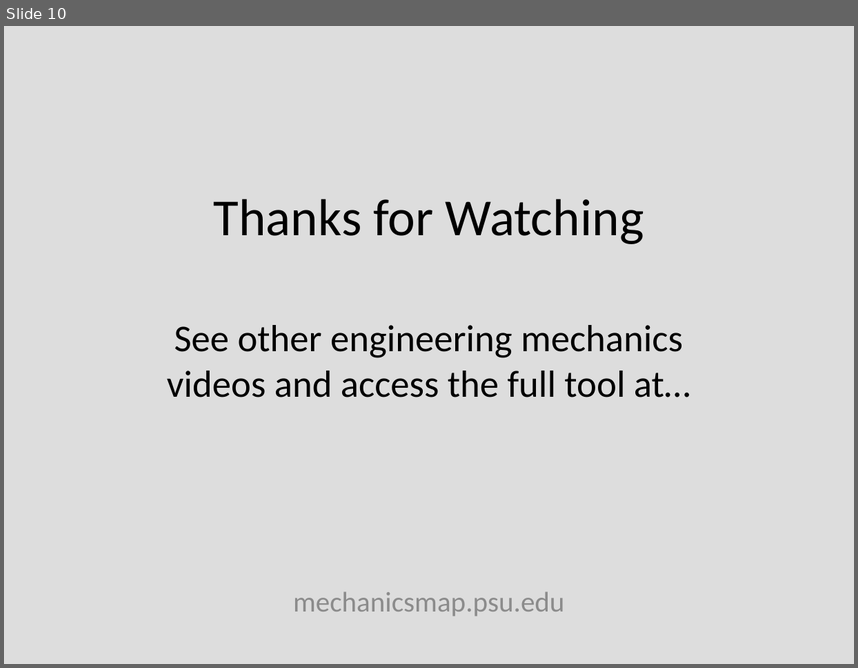
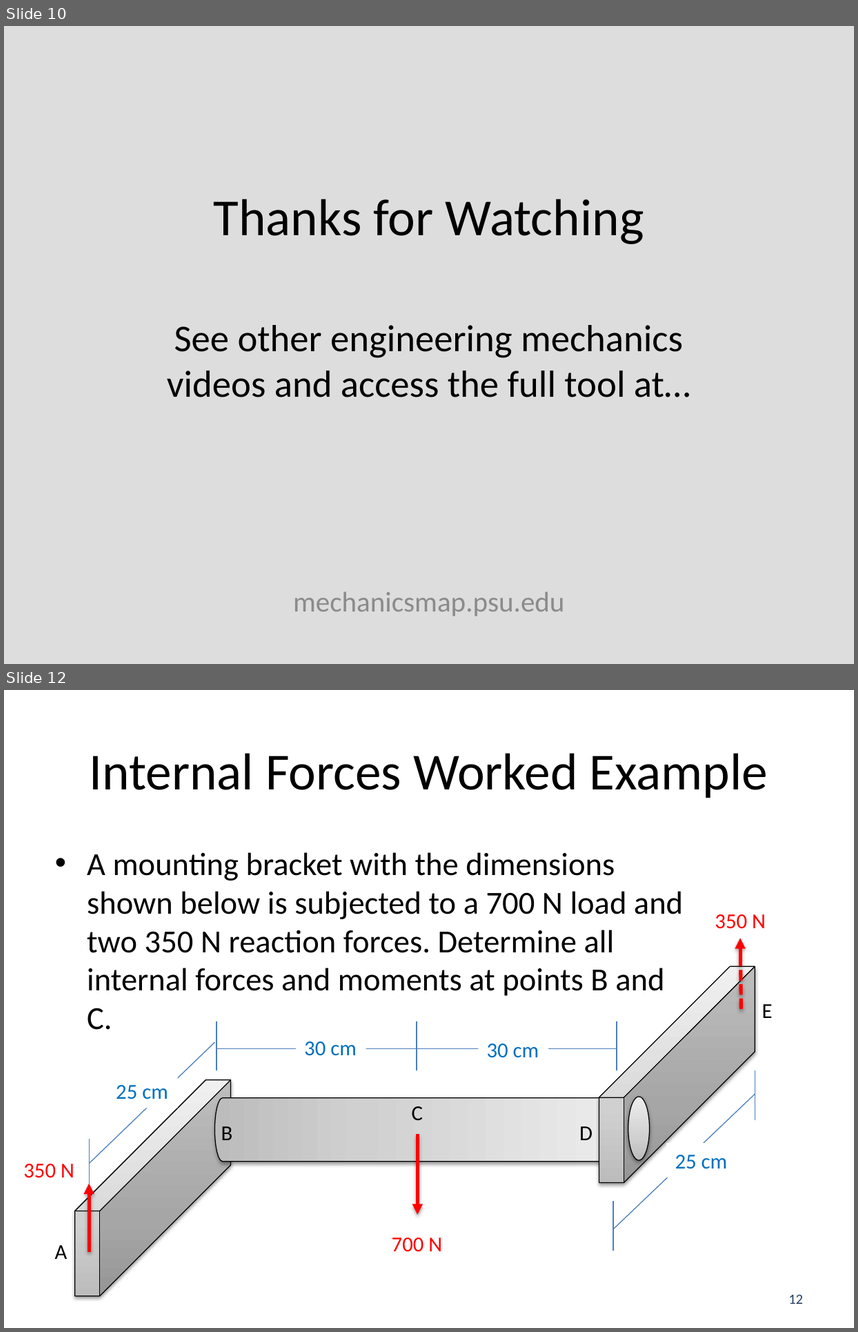
Before and after one commit to JacobMoore/mechanics_textbook, a slide deck: Lecture Slides/VideoLectureSlides/6.2.pptx. Shown one above the other, each under a label of ours: slide 10 before the commit, slides 10 and 12 after it; the slides between them are not shown. The pictures are 858x668 and 858x1332 pixels, drawn with LibreOffice and Linux fonts; fonts in the diff are those of the drawing; background and template pictures are left out. Boxes give left, top, right and bottom in pixels: in the first picture for what was removed or moved away, otherwise in the second. Text is boxed around its words. In the diff, an @@ line names an element or a change of style, - is before the commit and + after.

Commit message:
Chapter 6 Worked Problems
Added Worked problems to sections 6.2, 6.3, and 6.4

```diff
--- a/Lecture Slides/VideoLectureSlides/6.2.pptx
+++ b/Lecture Slides/VideoLectureSlides/6.2.pptx
@@ slide 12 added at (4,690,854,1328), background #FFFFFF @@
@@ title added at (89,753,768,798), 44 pt, text #000000 @@
+Internal Forces Worked Example
@@ text added at (87,852,683,996), 27.2 pt, text #000000 @@
+• A mounting bracket with the dimensions shown below is subjected to a 700 N load and two 350 N reaction forces. Determine all internal forces and moments at points B and C.
@@ text added at (715,914,766,929), 18 pt, text #FF0000 @@
+350 N
@@ arrow added from (740, 966) to (740, 938), #FF0000 3 pt @@
@@ cube added at (599,966,755,1182), fill gradient #BDBDBD to #D1D1D1 to #EEEEEE, outline #000000 0.75 pt @@
@@ line added from (741, 1009) to (741, 969), #FF0000 3 pt dashed @@
@@ line added from (217, 1071) to (217, 1021), #4B7EBC 0.75 pt @@
@@ line added from (417, 1071) to (417, 1021), #4B7EBC 0.75 pt @@
@@ line added from (617, 1071) to (617, 1021), #4B7EBC 0.75 pt @@
@@ text added at (762,1004,773,1018), 18 pt, text #000000 @@
+E
@@ text added at (304,1041,357,1056), 18 pt, text #0070C0 @@
+30 cm
@@ line added from (89, 1163) to (215, 1042), #4B7EBC 0.75 pt @@
@@ line added from (617, 1048) to (217, 1048), #4B7EBC 0.75 pt @@
@@ text added at (487,1043,539,1058), 18 pt, text #0070C0 @@
+30 cm
@@ cube added at (74,1079,230,1295), fill gradient #BDBDBD to #D1D1D1 to #EEEEEE, outline #000000 0.75 pt @@
@@ line added from (755, 1120) to (755, 1071), #4B7EBC 0.75 pt @@
@@ text added at (116,1085,168,1099), 18 pt, text #0070C0 @@
+25 cm
@@ cylinder added at (214,1098,629,1161), fill gradient #BDBDBD to #D1D1D1 to #EEEEEE, outline #000000 0.75 pt @@
@@ line added from (755, 1094) to (613, 1229), #4B7EBC 0.75 pt @@
@@ ellipse added at (628,1096,649,1160), fill gradient #BDBDBD to #D1D1D1 to #EEEEEE, outline #000000 0.75 pt @@
@@ text added at (412,1106,423,1120), 18 pt, text #000000 @@
+C
@@ line added from (89, 1188) to (89, 1138), #4B7EBC 0.75 pt @@
@@ text added at (221,1126,233,1140), 18 pt, text #000000 @@
+B
@@ arrow added from (417, 1134) to (417, 1214), #FF0000 3 pt @@
@@ text added at (579,1126,593,1140), 18 pt, text #000000 @@
+D
@@ text added at (23,1163,74,1178), 18 pt, text #FF0000 @@
+350 N
@@ text added at (675,1154,728,1169), 18 pt, text #0070C0 @@
+25 cm
@@ arrow added from (89, 1252) to (89, 1183), #FF0000 3 pt @@
@@ line added from (613, 1250) to (613, 1201), #4B7EBC 0.75 pt @@
@@ text added at (55,1245,67,1259), 18 pt, text #000000 @@
+A
@@ text added at (392,1237,442,1252), 18 pt, text #FF0000 @@
+700 N
@@ page number added at (789,1294,803,1303), 12 pt, text #254061 @@
+12
```
Also in this commit, not shown: 1 other slide added, 18 other files.
